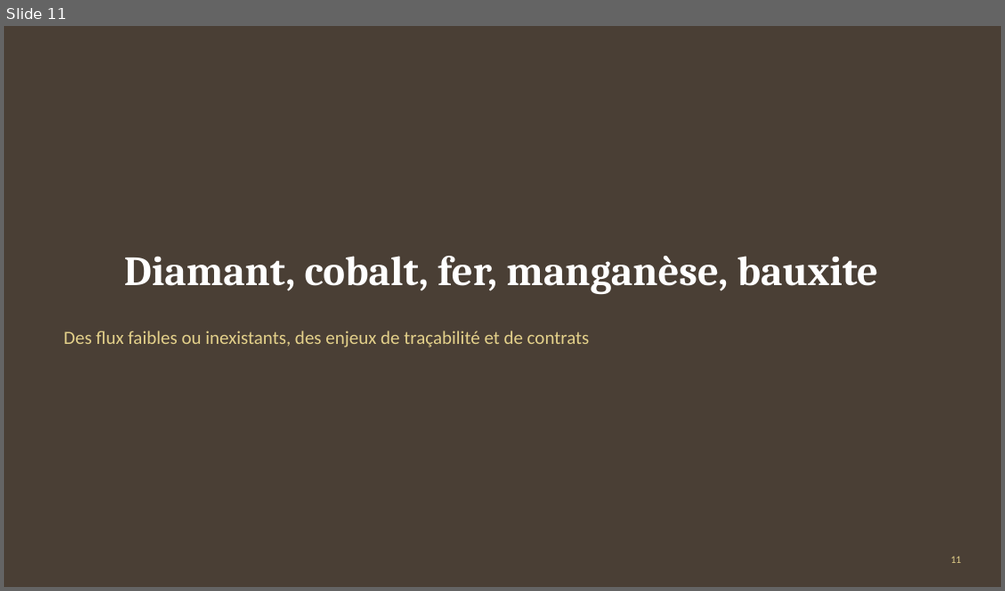
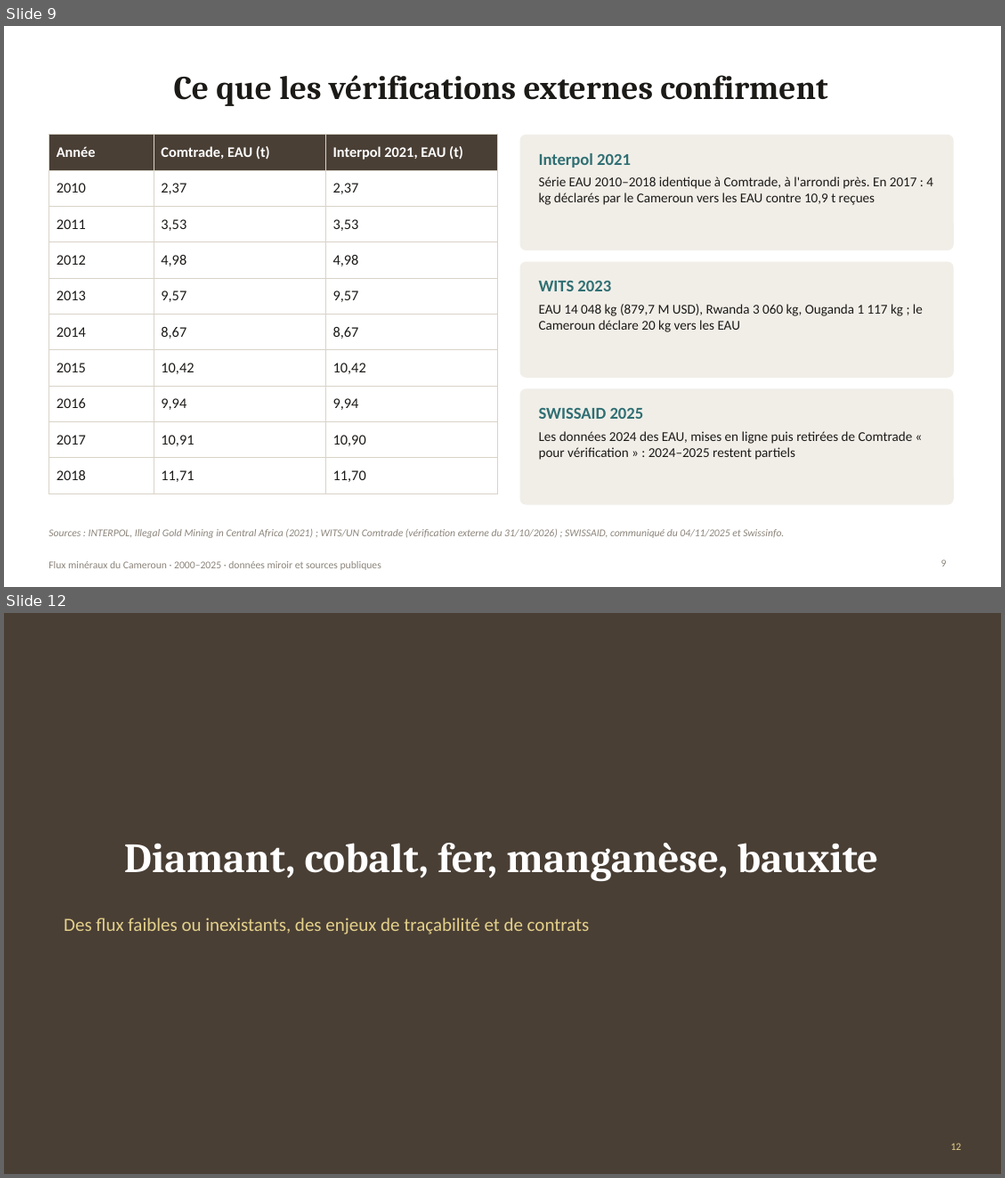
Before and after one commit to boujieka/Boujieka, a slide deck: docs/presentation/Flux_mineraux_Cameroun_2000-2025.pptx. Shown one above the other, each under a label of ours: slide 11 before the commit, slides 9 and 12 after it; the slides between them are not shown. The pictures are 1005x591 and 1005x1178 pixels, drawn with LibreOffice and Linux fonts; fonts in the diff are those of the drawing. Boxes give left, top, right and bottom in pixels: in the first picture for what was removed or moved away, otherwise in the second. Text is boxed around its words. In the diff, an @@ line names an element or a change of style, - is before the commit and + after.

```diff
--- a/docs/presentation/Flux_mineraux_Cameroun_2000-2025.pptx
+++ b/docs/presentation/Flux_mineraux_Cameroun_2000-2025.pptx
@@ slide 9 added at bbox=[4, 26, 1001, 587], background #FFFFFF @@
@@ title added at bbox=[174, 75, 828, 106], 32 pt, text #1C1A17, bold @@
+Ce que les vérifications externes confirment
@@ table added at bbox=[48, 135, 498, 485], 10 rows, 3 columns @@
+Année | Comtrade, EAU (t) | Interpol 2021, EAU (t)
+2010 | 2,37 | 2,37
+2011 | 3,53 | 3,53
+2012 | 4,98 | 4,98
+2013 | 9,57 | 9,57
+2014 | 8,67 | 8,67
+2015 | 10,42 | 10,42
+2016 | 9,94 | 9,94
+2017 | 10,91 | 10,90
+2018 | 11,71 | 11,70
@@ rounded rectangle added at bbox=[520, 135, 954, 250], fill #F1EEE8 @@
@@ text added at bbox=[539, 153, 631, 168], 16 pt, text #2F6F73, bold @@
+Interpol 2021
@@ text added at bbox=[539, 176, 933, 205], 13 pt, text #1C1A17 @@
+Série EAU 2010–2018 identique à Comtrade, à l'arrondi près. En 2017 : 4 kg déclarés par le Cameroun vers les EAU contre 10,9 t reçues
@@ rounded rectangle added at bbox=[520, 262, 954, 378], fill #F1EEE8 @@
@@ text added at bbox=[539, 281, 611, 291], 16 pt, text #2F6F73, bold @@
+WITS 2023
@@ text added at bbox=[539, 304, 922, 332], 13 pt, text #1C1A17 @@
+EAU 14 048 kg (879,7 M USD), Rwanda 3 060 kg, Ouganda 1 117 kg ; le Cameroun déclare 20 kg vers les EAU
@@ rounded rectangle added at bbox=[520, 389, 954, 505], fill #F1EEE8 @@
@@ text added at bbox=[539, 408, 644, 418], 16 pt, text #2F6F73, bold @@
+SWISSAID 2025
@@ text added at bbox=[539, 431, 913, 459], 13 pt, text #1C1A17 @@
+Les données 2024 des EAU, mises en ligne puis retirées de Comtrade « pour vérification » : 2024–2025 restent partiels
@@ text added at bbox=[48, 529, 784, 538], 10 pt, text #8C857B, italic @@
+Sources : INTERPOL, Illegal Gold Mining in Central Africa (2021) ; WITS/UN Comtrade (vérification externe du 31/10/2026) ; SWISSAID, communiqué du 04/11/2025 et Swissinfo.
@@ page number added at bbox=[941, 559, 947, 566], 10 pt, text #8C857B @@
+9
@@ text added at bbox=[48, 561, 381, 570], 10 pt, text #8C857B @@
+Flux minéraux du Cameroun · 2000–2025 · données miroir et sources publiques
@@ what was slide 11 is now slide 12 @@
```
Also in this commit, not shown: 13 slides changed, 3 other slides added, 2 other files.
